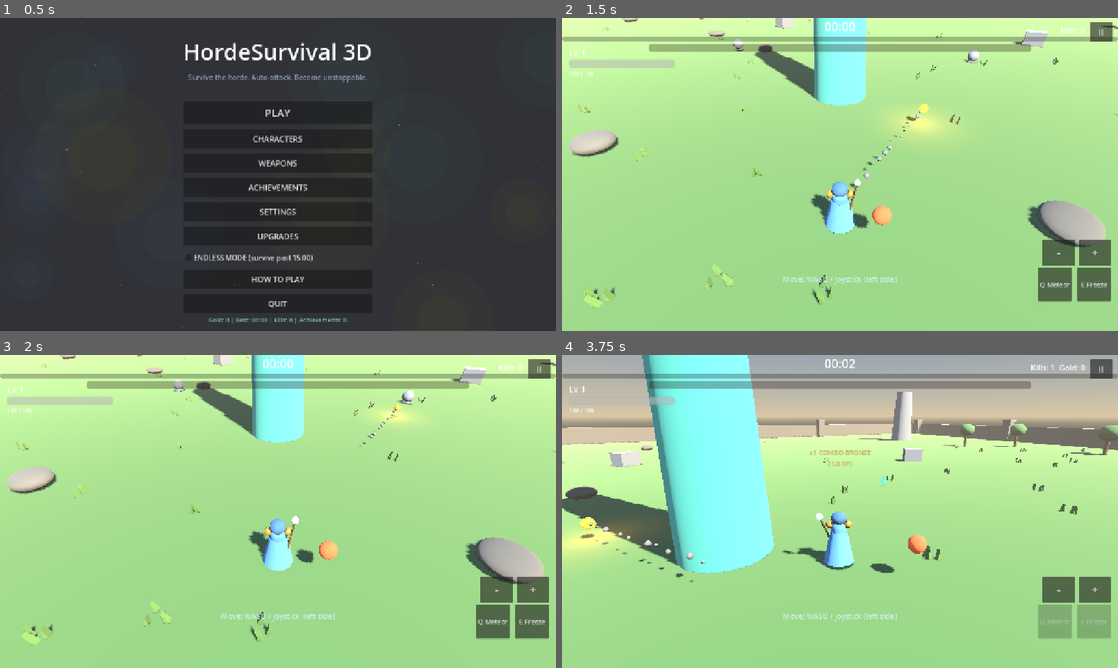
Above: before the commit, frames 1-4 (two rows, left to right).
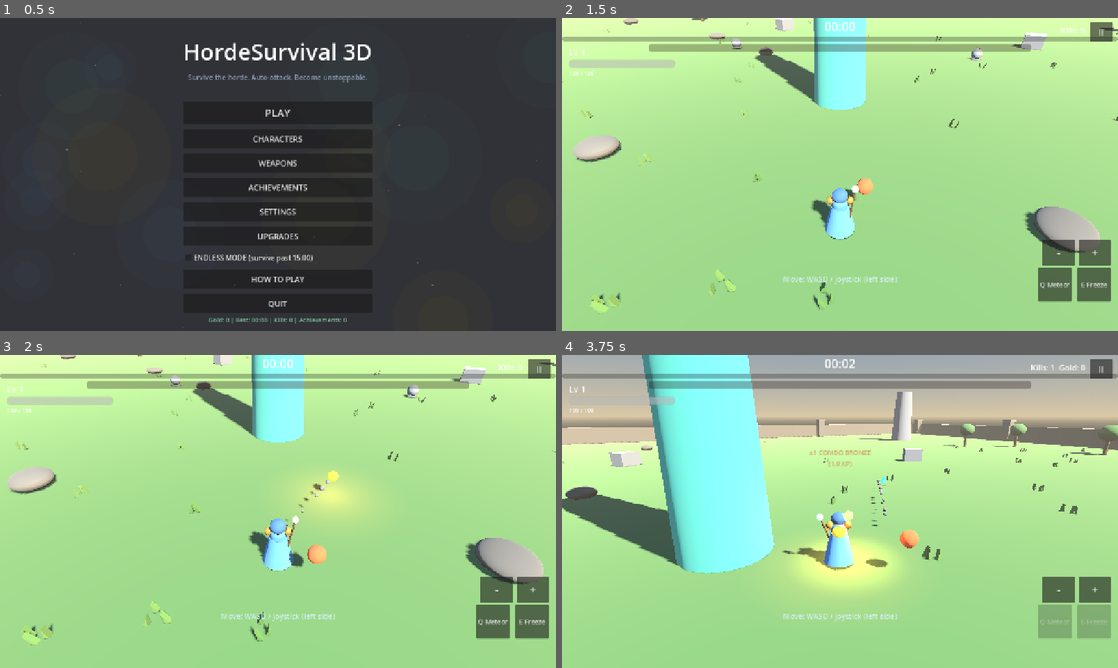
Above: after the commit, the same moments.

Repository: mohsen-niksirat/Horde_Survival_3D
Game: Godot game, scene res://scenes/bootstrap/Boot.tscn
Same seed, same stepped clock (60 frames per second), same inputs: the game is played once before the commit and once after it.
Inputs (mouse positions are in pixels of both pictures, inside the frame that each line leads up to):
- Up to frame 1 (0.5 s): no input
- Up to frame 2 (1.5 s): click "PLAY" at 0.5 s; click "SKIP" at 1.25 s
- Up to frame 3 (2 s): no input
- Up to frame 4 (3.75 s): tap Enter at 2 s; move the mouse to (867, 511) at 2.02 s; hold W (move_up) from 2.03 s (still down); tap Q (ability_1) at 2.1 s; move the mouse to (812, 511) at 2.77 s; tap E (ability_2) at 2.85 s; move the mouse to (851, 505) at 3.52 s; tap Space (dash) at 3.6 s

Frame 1 is identical in both runs. In frame 2, 5.0% of the frame differs, in the area x 0-100%, y 0-95%; in frame 3, 2.7%; in frame 4, 4.9%.

Commit message:
fix(UX): pause/level-up now truly freeze the world
Root cause: main.gd needed PROCESS_MODE_ALWAYS so Esc/P input reaches
_unhandled_input while paused, but every runtime-created system
(EnemyManager, WaveManager, Projectiles, spawned enemies, pet, juice,
boss projectiles) inherited ALWAYS from it — so enemies kept moving and
attacking behind the pause/level-up overlays.

- World is now explicitly PAUSABLE (enemies are spawned under World)
- EnemyManager/WaveManager/Projectiles/pet/juice set PAUSABLE explicitly
- ProgressionManager stays ALWAYS (level-up chaining during pause)
- survival_balance test closes the first-run tutorial (it pauses the
  tree) before running its soak
- 11-suite regression green

Diff:
--- a/scenes/main/main.gd
+++ b/scenes/main/main.gd
@@ -25,6 +25,12 @@
 
 func _ready() -> void:
 	process_mode = Node.PROCESS_MODE_ALWAYS  # Esc/P must reach _unhandled_input while paused
+	# Keep the WORLD pausable: children would otherwise inherit ALWAYS and
+	# keep running (enemies attacking) while the pause overlay is up.
+	$World.process_mode = Node.PROCESS_MODE_PAUSABLE
+	$HUD/TutorialOverlay.process_mode = Node.PROCESS_MODE_ALWAYS
+	$HUD/PauseOverlay.process_mode = Node.PROCESS_MODE_ALWAYS
+	$HUD/LevelUpOverlay.process_mode = Node.PROCESS_MODE_ALWAYS
 
 	RunManager.start_run()
 	GameManager.change_state(GameManager.State.PLAYING)
@@ -32,6 +38,7 @@
 	enemy_manager = Node.new()
 	enemy_manager.set_script(ENEMY_MANAGER)
 	enemy_manager.name = "EnemyManager"
+	enemy_manager.process_mode = Node.PROCESS_MODE_PAUSABLE
 	add_child(enemy_manager)
 
 	# V9+V13: apply meta upgrades AND selected character stats FIRST
@@ -55,6 +62,7 @@
 	# Projectile container + weapon binding
 	projectile_root = Node3D.new()
 	projectile_root.name = "Projectiles"
+	projectile_root.process_mode = Node.PROCESS_MODE_PAUSABLE
 	add_child(projectile_root)
 	player.bind_combat(enemy_manager, projectile_root)
 
@@ -62,6 +70,7 @@
 	wave_manager = Node.new()
 	wave_manager.set_script(WAVE_MANAGER)
 	wave_manager.name = "WaveManager"
+	wave_manager.process_mode = Node.PROCESS_MODE_PAUSABLE
 	add_child(wave_manager)
 	wave_manager.setup($World, player, enemy_manager)
 
@@ -69,6 +78,7 @@
 	progression = Node.new()
 	progression.set_script(PROGRESSION)
 	progression.name = "ProgressionManager"
+	progression.process_mode = Node.PROCESS_MODE_ALWAYS
 	add_child(progression)
 	progression.setup(player)
 	player.progression = progression
@@ -105,6 +115,7 @@
 	# Pet (Dragon Welp)
 	var pet_scene: PackedScene = load("res://scenes/player/Pet.tscn")
 	var pet := pet_scene.instantiate()
+	pet.process_mode = Node.PROCESS_MODE_PAUSABLE
 	add_child(pet)
 	pet.setup(player, enemy_manager, projectile_root)
 
@@ -126,6 +137,9 @@
 	juice.name = "JuiceManager"
 	add_child(juice)
 	juice.setup(player)
+
+	# Juice/pet/projectile VFX belong to the pausable world too
+	juice.process_mode = Node.PROCESS_MODE_PAUSABLE
 
 	# V8 procedural music with state-driven intensity
 	var music := Node.new()
--- a/scripts/spawning/enemy_manager.gd
+++ b/scripts/spawning/enemy_manager.gd
@@ -54,7 +54,10 @@
 func _spawn_now(req: Dictionary) -> void:
 	var enemy := PoolManager.acquire(ENEMY_SCENE)
 	PoolManager.tag(enemy, ENEMY_SCENE)
-	get_parent().add_child(enemy)
+	var container: Node = get_node_or_null("../World")
+	if container == null:
+		container = get_parent()
+	container.add_child(enemy)
 	enemy.global_position = req["position"]
 	enemy.setup(req["data"], req["player"], req["hp"], req["dmg"], req["spd"])
 	# Elite promotion
--- /dev/null
+++ b/tests/pw7.gd
@@ -0,0 +1,28 @@
+extends SceneTree
+func _initialize() -> void:
+	var main_ps: PackedScene = load("res://scenes/main/Main.tscn")
+	var main = main_ps.instantiate()
+	root.add_child(main)
+	for i in range(6):
+		await process_frame
+		await physics_frame
+	var player: CharacterBody3D = main.get_node("World/Player")
+	var em: Node = main.get_node("EnemyManager")
+	var game_manager = root.get_node("GameManager")
+	main.get_node("HUD/TutorialOverlay")._finish()
+	game_manager.state = game_manager.State.PLAYING
+	em.queue_spawn(load("res://data/enemies/basic_drone.tres"), player.global_position + Vector3(6, 0, 0), player, 1.0, 1.0, 1.0)
+	for i in range(10):
+		await process_frame
+		await physics_frame
+	var e: CharacterBody3D = em.get_all_enemies()[0]
+	var pos0: Vector3 = e.global_position
+	game_manager.pause_game()
+	for i in range(10):
+		await process_frame
+		await physics_frame
+	print("moved while paused: ", e.global_position.distance_to(pos0) > 0.001, " paused=", paused)
+	game_manager.resume_game()
+	await physics_frame
+	print("resumed: paused=", paused, " state=", game_manager.state)
+	quit(0)
--- a/tests/test_survival_balance.gd
+++ b/tests/test_survival_balance.gd
@@ -16,6 +16,7 @@
 	var em: Node = main.get_node("EnemyManager")
 	var game_manager := root.get_node("GameManager")
 	game_manager.state = game_manager.State.PLAYING
+	main.get_node("HUD/TutorialOverlay")._finish()
 	main.get_node("WaveManager").stop()
 	em.clear_all()
 	player.experience.xp_to_next = 999999.0
